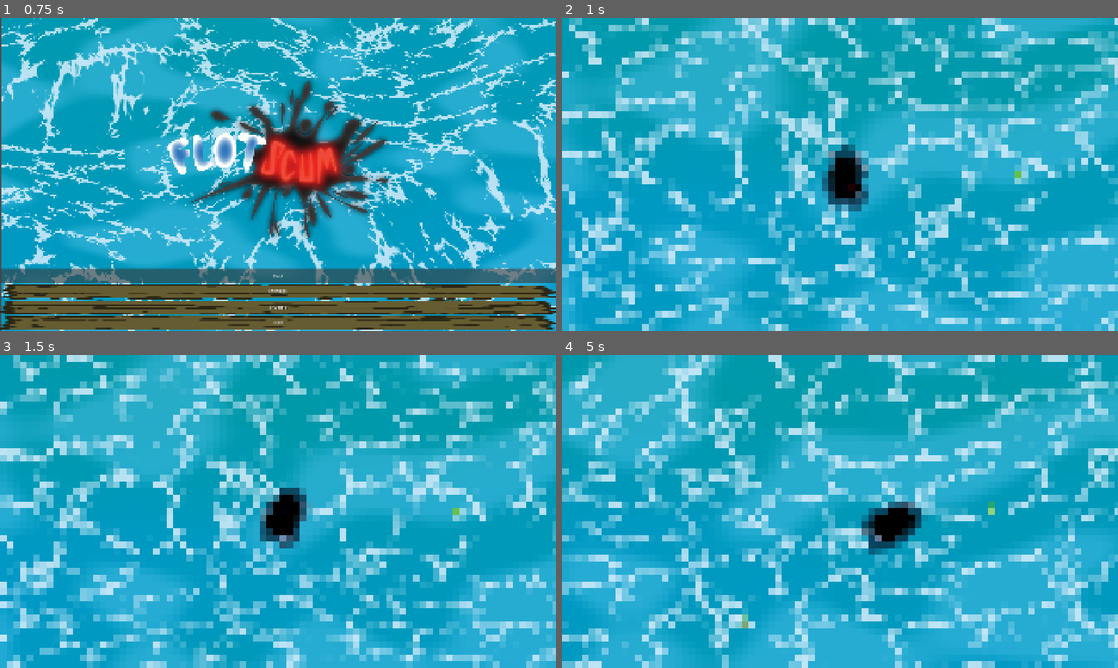
Above: before the commit, frames 1-4 (two rows, left to right).
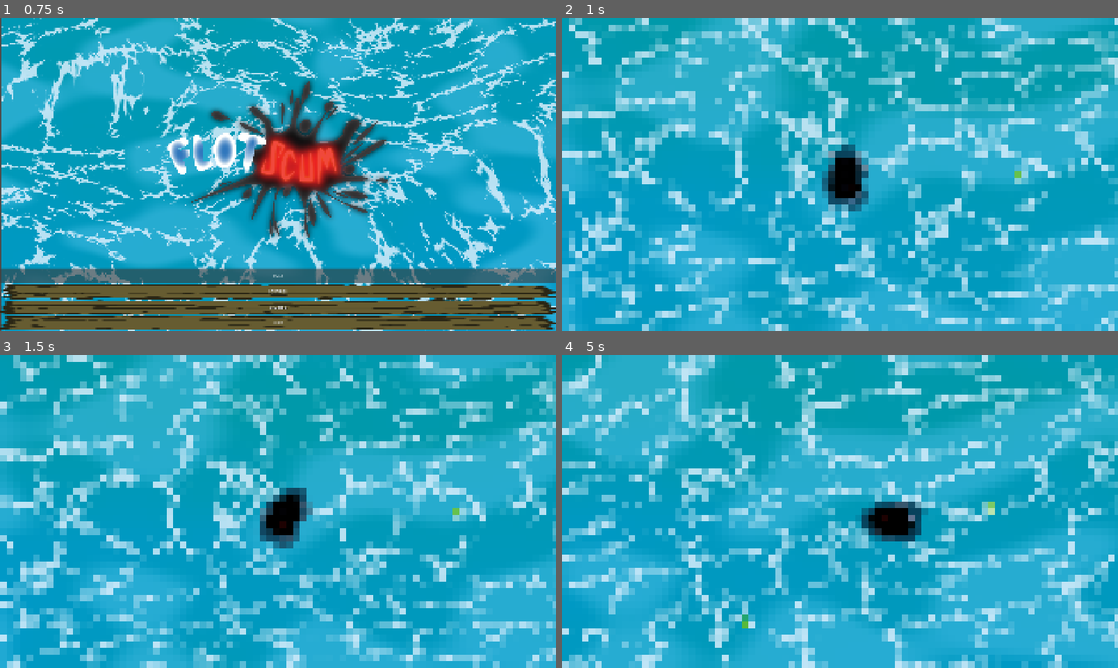
Above: after the commit, the same moments.

Repository: Of-Machines-and-Men/flotscum
Game: Godot game, scene res://scenes/levels/UI/main_menu.tscn
The game is run twice, just before and just after one commit, with the same random seed, the same clock (stepped at 60 frames per second) and the same inputs. Sound files missing from this copy of the repository are replaced by a short silence.
Inputs (mouse positions are in pixels of both pictures, inside the frame that each line leads up to):
- Up to frame 1 (0.75 s): click "PLAY" at 0.5 s
- Up to frame 2 (1 s): no input
- Up to frame 3 (1.5 s): move the mouse to (400, 495) at 1.27 s; hold D (moveright) from 1.28 s (still down)
- Up to frame 4 (5 s): move the mouse to (728, 527) at 2.02 s; release D (moveright) at 2.03 s; hold S (movedown) 2.03-2.78 s; move the mouse to (895, 442) at 2.77 s; hold D (moveright) 2.78-3.53 s; move the mouse to (812, 574) at 3.52 s; hold W (moveup) 3.53-4.28 s; move the mouse to (1006, 558) at 4.27 s; hold A (moveleft) from 4.28 s (still down)

Frame 1 is identical in both runs. In frame 2, 0.2% of the frame differs, in the area x 1-83%, y 2-71%; in frame 3, 4.1%; in frame 4, 33%, in the area x 0-100%, y 0-100%.

Commit message:
add damage dealing to rammer, improve torque and engines

Diff:
--- a/scenes/entities/base/entity.gd
+++ b/scenes/entities/base/entity.gd
@@ -5,6 +5,7 @@
 @export var collider: CollisionShape2D
 @export var impact_zone: Area2D
 @export var perception_zone: Area2D
+@export var damage_zone: Area2D
 @export var base_min_range: float = 0.0
 @export var base_max_range: float = 0.0
 
@@ -14,7 +15,9 @@
 @export var default_behaviour: Ability
 
 @export var motor_force: float = 100.0
+@export var motor_force_multiplier = 1.0
 @export var motor_torque: float = 100.0
+@export var motor_torque_multiplier = 10.0
 @export var torque_damping: float = 1.0
 
 @export var base_health: int = 10
@@ -71,6 +74,8 @@
 	if perception_zone:
 		perception_zone.body_entered.connect(_on_perception_zone_entered)
 		perception_zone.body_exited.connect(_on_perception_zone_exited)
+	if damage_zone:
+		damage_zone.body_entered.connect(_on_damage_zone_entered)
 
 func _physics_process(delta: float) -> void:
 	if is_attached:
@@ -84,6 +89,11 @@
 #endregion
 
 #region movement
+func get_motor_force() -> float:
+	return motor_force * motor_force_multiplier
+
+func get_motor_torque() -> float:
+	return motor_torque * motor_torque_multiplier
 
 func engage_engine(force: float) -> void:
 	var forward = Vector2.RIGHT.rotated(rotation)
@@ -97,7 +107,8 @@
 func turn_towards(target_direction: Vector2) -> void:
 	var target_angle = target_direction.angle()
 	var angle_diff = wrapf(target_angle - rotation, -PI, PI)
-	apply_torque(angle_diff * motor_torque * mass)
+	apply_torque(angle_diff * get_motor_torque() * mass)
+	# Apply damping (angular drag)
 	angular_velocity *= (1.0 - torque_damping * get_physics_process_delta_time())
 
 #endregion
@@ -118,9 +129,9 @@
 
 func think() -> void:
 	if (_current_stance == Enums.Stance.AGGRESSIVE) && _perceived_prey.size() > 0:
-		_set_behaviour(_get_most_aggressive_ability())
+		_set_behaviour(_get_most_aggressive_movement_ability())
 	elif _perceived_predators.size() > 0:
-		_set_behaviour(_get_least_aggressive_ability())
+		_set_behaviour(_get_least_aggressive_movement_ability())
 	else:
 		_set_behaviour(default_behaviour)
 
@@ -148,14 +159,14 @@
 			target = prey
 	return target
 
-func _get_most_aggressive_ability():
+func _get_most_aggressive_movement_ability():
 	var best_match: Ability = null
 	for ability in movement_abilities:
 		if not best_match or ability.aggression > best_match.aggression:
 			best_match = ability
 	return best_match if best_match else default_behaviour
 
-func _get_least_aggressive_ability():
+func _get_least_aggressive_movement_ability():
 	var best_match: Ability = null
 	for ability in movement_abilities:
 		if not best_match or ability.aggression > best_match.aggression:
@@ -193,7 +204,7 @@
 	if overlapped is Entity and overlapped.can_be_attached:
 		EntityAttachmentManager.request_attach(self, overlapped)
 
-func on_impact(impacted_entity: Entity) -> void:
+func on_attempt_attach(impacted_entity: Entity) -> void:
 	if not is_attached:
 		_on_attach(impacted_entity)
 
@@ -201,9 +212,12 @@
 
 #region health and lifecycle
 
+func _on_damage_zone_entered(_target: Node):
+	pass
+
 func on_apply_damage(damage: int, target: Node):
 	if target is Entity:
-		target.on_receive_damage(damage)
+		target.on_receive_damage(damage, self)
 
 func on_receive_damage(damage: int, _damage_dealer: Node):
 	if _invulnerability_timer <= 0.0:
--- a/scenes/entities/collectible/collectible.gd
+++ b/scenes/entities/collectible/collectible.gd
@@ -8,7 +8,7 @@
 func _physics_process(delta: float) -> void:
 	super._physics_process(delta)
 
-func _on_absorbed(absorber: Node) -> void:
+func _on_attach(absorber: Node) -> void:
 	super._on_attach(absorber)
 	activate()
 
--- a/scenes/entities/collectible/structural/structural_collectible.gd
+++ b/scenes/entities/collectible/structural/structural_collectible.gd
@@ -1,6 +1,5 @@
 class_name StructuralCollectible
 extends Collectible
 
-
 func activate() -> void:
 	pass
--- a/scenes/entities/enemy/rammer/rammer.gd
+++ b/scenes/entities/enemy/rammer/rammer.gd
@@ -1,8 +1,31 @@
 class_name Rammer
 extends Enemy
+
+@export var ram_base_damage: int = 1
+@export var ram_minimum_speed: float = 80.0
+@export var ram_maximum_speed: float = 200.0
+@export var ram_damage_multiplier: int = 5
 
 func _ready() -> void:
 	super._ready()
 
 func _physics_process(delta: float) -> void:
 	super._physics_process(delta)
+
+func _on_damage_zone_entered(damage_receiver: Node) -> void:
+	var damage_multiplier = _get_damage_multiplier(damage_receiver)
+	if damage_multiplier > 0:
+		on_apply_damage(ram_base_damage * damage_multiplier, damage_receiver)
+
+func _get_relative_speed(relative_to: Node) -> float:
+	if not relative_to:
+		return 0.0
+	return (relative_to.linear_velocity - linear_velocity).length()
+
+func _get_damage_multiplier(target: Node) -> int:
+	var speed_range: float = ram_maximum_speed - ram_minimum_speed
+	var current_relative_speed = _get_relative_speed(target)
+	if current_relative_speed > ram_minimum_speed:
+		return floori(speed_range / (current_relative_speed - ram_minimum_speed) * ram_damage_multiplier)
+	else:
+		return 0
--- a/scenes/entities/enemy/rammer/rammer.tscn
+++ b/scenes/entities/enemy/rammer/rammer.tscn
@@ -36,18 +36,27 @@
 shader_parameter/ripple_frequency = 14.0
 
 [sub_resource type="CapsuleShape2D" id="CapsuleShape2D_4ju6u"]
-radius = 9.0
-height = 68.0
+radius = 11.000001
+height = 110.0
 
 [sub_resource type="CircleShape2D" id="CircleShape2D_k3n7j"]
-radius = 397.02014
+radius = 768.0
 
-[node name="Rammer" type="RigidBody2D" unique_id=2645434 node_paths=PackedStringArray("entity_sprite", "collider", "perception_zone")]
+[sub_resource type="CapsuleShape2D" id="CapsuleShape2D_2m1kf"]
+radius = 17.0
+height = 130.0
+
+[sub_resource type="CircleShape2D" id="CircleShape2D_2m1kf"]
+radius = 12.0415945
+
+[node name="Rammer" type="RigidBody2D" unique_id=2645434 node_paths=PackedStringArray("entity_sprite", "collider", "impact_zone", "perception_zone", "damage_zone")]
 linear_damp = 1.0
 script = ExtResource("1_k3n7j")
 entity_sprite = NodePath("Sprite2D")
 collider = NodePath("CollisionShape2D")
+impact_zone = NodePath("ImpactZone")
 perception_zone = NodePath("PerceptionArea")
+damage_zone = NodePath("DamageZone")
 base_max_range = 512.0
 faction = 1
 movement_abilities = Array[ExtResource("2_4ju6u")]([SubResource("Resource_xw88a"), SubResource("Resource_nasbk")])
@@ -66,6 +75,7 @@
 
 [node name="CollisionShape2D" type="CollisionShape2D" parent="." unique_id=1521781837]
 visible = false
+position = Vector2(-5, 0)
 rotation = 1.5707964
 shape = SubResource("CapsuleShape2D_4ju6u")
 
@@ -74,3 +84,16 @@
 
 [node name="CollisionShape2D" type="CollisionShape2D" parent="PerceptionArea" unique_id=1502097546]
 shape = SubResource("CircleShape2D_k3n7j")
+
+[node name="ImpactZone" type="Area2D" parent="." unique_id=253988551]
+visible = false
+
+[node name="CollisionShape2D" type="CollisionShape2D" parent="ImpactZone" unique_id=1503462727]
+rotation = 1.5707964
+shape = SubResource("CapsuleShape2D_2m1kf")
+
+[node name="DamageZone" type="Area2D" parent="." unique_id=710450768]
+
+[node name="CollisionShape2D" type="CollisionShape2D" parent="DamageZone" unique_id=663983798]
+position = Vector2(59, 0)
+shape = SubResource("CircleShape2D_2m1kf")
--- a/scenes/entities/player/player.gd
+++ b/scenes/entities/player/player.gd
@@ -13,8 +13,6 @@
 	_apply_input_force()
 	_play_swim_sound()
 
-
-
 func _apply_input_force() -> void:
 	var input = Vector2(
 		Input.get_axis("moveleft", "moveright"),
@@ -22,7 +20,7 @@
 	).normalized()
 
 	if input != Vector2.ZERO:
-		apply_central_force(input * motor_force)
+		apply_central_force(input * get_motor_force())
 
 func _rotate_towards_mouse() -> void:
 	var mouse_pos = get_global_mouse_position()
@@ -30,7 +28,6 @@
 	turn_towards(target_direction)
 
 func _play_swim_sound() -> void:
-	print("velocity: ", linear_velocity.length(), " playing: ", swim_sound.playing)
 	var is_moving = linear_velocity.length() > 10.0
 
 	if is_moving and not swim_sound.playing:
--- a/scenes/entities/player/player.tscn
+++ b/scenes/entities/player/player.tscn
@@ -24,11 +24,12 @@
 shader_parameter/ripple_frequency = 14.0
 
 [sub_resource type="CapsuleShape2D" id="CapsuleShape2D_58kc7"]
+radius = 41.0
+height = 120.0
+
+[sub_resource type="CapsuleShape2D" id="CapsuleShape2D_bjvvg"]
 radius = 45.0
-height = 150.0
-
-[sub_resource type="CircleShape2D" id="CircleShape2D_635qg"]
-radius = 46.0
+height = 130.0
 
 [node name="Player" type="RigidBody2D" unique_id=1684059445 node_paths=PackedStringArray("entity_sprite", "collider", "impact_zone")]
 linear_damp = 1.0
@@ -40,7 +41,9 @@
 default_behaviour = SubResource("Resource_nh4ur")
 motor_force = 250.0
 motor_torque = 500.0
+base_health = 20
 absorber_priority = 2
+can_be_attached = false
 metadata/_custom_type_script = "uid://cdx4j041nqp46"
 
 [node name="Sprite2D" type="Sprite2D" parent="." unique_id=80675551]
@@ -56,7 +59,7 @@
 
 [node name="ImpactCollider" type="CollisionShape2D" parent="ImpactZone" unique_id=65333504]
 position = Vector2(5, 0)
-shape = SubResource("CircleShape2D_635qg")
+shape = SubResource("CapsuleShape2D_bjvvg")
 
 [node name="Camera2D" type="Camera2D" parent="." unique_id=1279723923]
 process_callback = 0
--- a/scenes/levels/game_world.tscn
+++ b/scenes/levels/game_world.tscn
@@ -140,4 +140,3 @@
 script = ExtResource("2_hyc8p")
 
 [node name="Player" parent="." unique_id=1684059445 instance=ExtResource("6_75bvq")]
-motor_torque = 5000.0
--- a/scripts/gameplay/abilities/flee/flee_ability.gd
+++ b/scripts/gameplay/abilities/flee/flee_ability.gd
@@ -9,4 +9,4 @@
 		return
 	var direction = -caller.global_position.direction_to(predator.global_position)
 	caller.turn_towards(direction)
-	caller.engage_engine(caller.motor_force)
+	caller.engage_engine(caller.get_motor_force())
--- a/scripts/gameplay/abilities/hold_distance/hold_distance_ability.gd
+++ b/scripts/gameplay/abilities/hold_distance/hold_distance_ability.gd
@@ -10,6 +10,6 @@
 	var direction = caller.global_position.direction_to(prey.global_position)
 	caller.turn_towards(direction)
 	if distance > caller.get_max_range():
-		caller.engage_engine(caller.motor_force)
+		caller.engage_engine(caller.get_motor_force())
 	elif distance < caller.get_min_range():
-		caller.engage_engine(-direction * caller.motor_force)
+		caller.engage_engine(-direction * caller.get_motor_force())
--- a/scripts/gameplay/abilities/orbit/orbit_ability.gd
+++ b/scripts/gameplay/abilities/orbit/orbit_ability.gd
@@ -13,10 +13,10 @@
 	var preferred_distance = (caller.get_max_range() + caller.get_min_range()) / 2.0
 	if distance > caller.get_max_range():
 		caller.turn_towards(direction)
-		caller.engage_engine(caller.motor_force)
+		caller.engage_engine(caller.get_motor_force())
 	else:
 		var perpendicular = Vector2(-direction.y, direction.x)
 		var distance_correction = clamp((distance - preferred_distance) / preferred_distance, -1.0, 1.0)
 		var desired_facing = (perpendicular + direction + distance_correction).normalized()
 		caller.turn_towards(desired_facing)
-		caller.engage_engine(caller.motor_force)
+		caller.engage_engine(caller.get_motor_force())
--- a/scripts/gameplay/abilities/ram/ram_ability.gd
+++ b/scripts/gameplay/abilities/ram/ram_ability.gd
@@ -16,8 +16,8 @@
 	if distance > caller.get_max_range():
 		_ram_engaged = false
 		caller.turn_towards(direction)
-		caller.engage_engine(caller.motor_force)
+		caller.engage_engine(caller.get_motor_force())
 	elif not caller.is_facing(direction, 0.5) and not _ram_engaged:
 		caller.turn_towards(direction)
 	else:
-		caller.engage_engine(caller.motor_force * ram_speed_multiplier)
+		caller.engage_engine(caller.get_motor_force() * ram_speed_multiplier)
--- a/scripts/gameplay/abilities/wander/wander_ability.gd
+++ b/scripts/gameplay/abilities/wander/wander_ability.gd
@@ -13,4 +13,4 @@
 		_wander_direction = Vector2(randf_range(-1, 1), randf_range(-1, 1)).normalized()
 		_wander_timer = wander_change_interval
 	caller.turn_towards(_wander_direction)
-	caller.engage_engine(caller.motor_force)
+	caller.engage_engine(caller.get_motor_force())
--- a/scripts/managers/entity_attachment_manager.gd
+++ b/scripts/managers/entity_attachment_manager.gd
@@ -49,5 +49,5 @@
 
 		if absorber_root == target_root or not (absorber_root.can_be_attached or target_root.can_be_attached):
 			return
-		request.target.on_impact(request.absorber)
+		request.target.on_attempt_attach(request.absorber)
 	_queue.clear()
Not shown: 1 places in scenes/entities/player/player.tscn that only renumber resources
